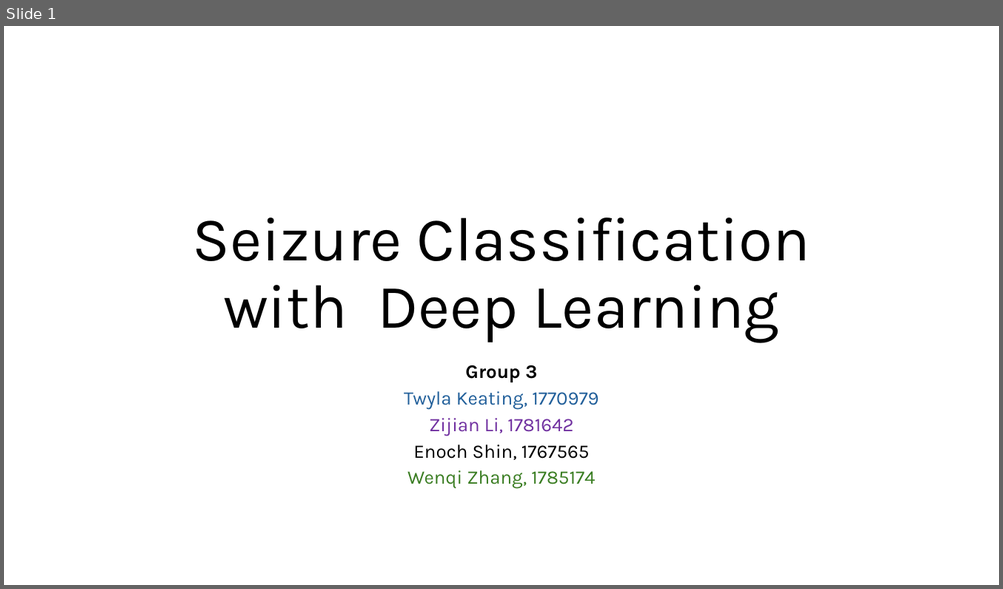
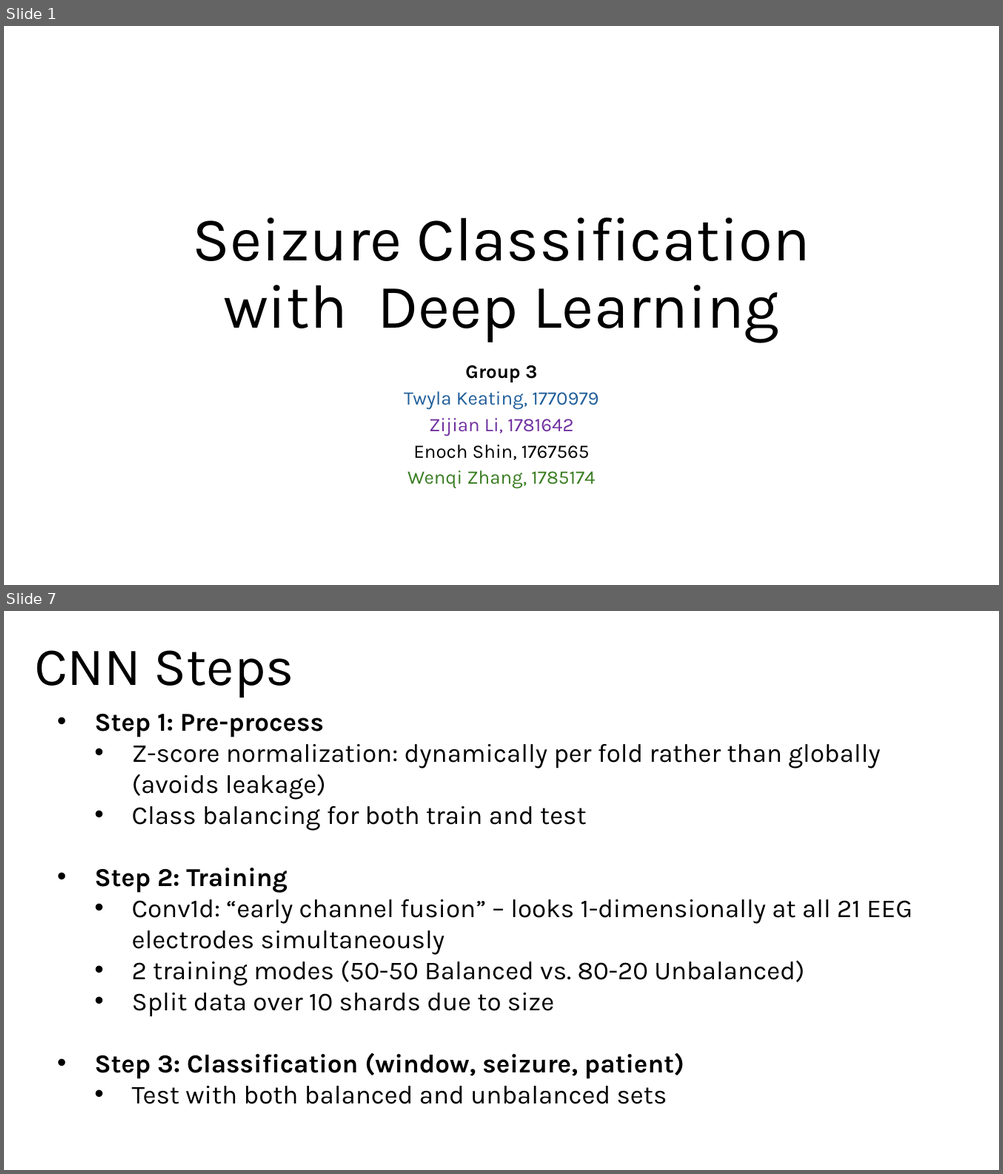
Before and after one commit to eshin21/EpilepsyDeepLearning, a slide deck: Group 3 Seizures Deep Learning Presentation.pptx. Shown one above the other, each under a label of ours: slide 1 before the commit, slides 1 and 7 after it; the slides between them are not shown. The pictures are 1003x589 and 1003x1174 pixels, drawn with LibreOffice and Linux fonts; fonts in the diff are those of the drawing. Boxes give left, top, right and bottom in pixels: in the first picture for what was removed or moved away, otherwise in the second. Text is boxed around its words. In the diff, an @@ line names an element or a change of style, - is before the commit and + after.

```diff
--- a/Group 3 Seizures Deep Learning Presentation.pptx
+++ b/Group 3 Seizures Deep Learning Presentation.pptx
@@ slide 7 added at <box>4,611,999,1170</box>, background #FFFFFF @@
@@ title added at <box>34,650,294,698</box>, 52 pt, text #000000 @@
+CNN Steps
@@ text added at <box>94,714,912,1105</box>, 25 pt, text #000000 @@
+• Step 1: Pre-process
+  • Z-score normalization: dynamically per fold rather than globally (avoids leakage)
+  • Class balancing for both train and test
+• Step 2: Training
+  • Conv1d: “early channel fusion” – looks 1-dimensionally at all 21 EEG electrodes simultaneously
+  • 2 training modes (50-50 Balanced vs. 80-20 Unbalanced)
+  • Split data over 10 shards due to size
+• Step 3: Classification (window, seizure, patient)
+  • Test with both balanced and unbalanced sets
```
Also in this commit, not shown: 2 slides changed, 10 other slides added, 19 slides removed.
